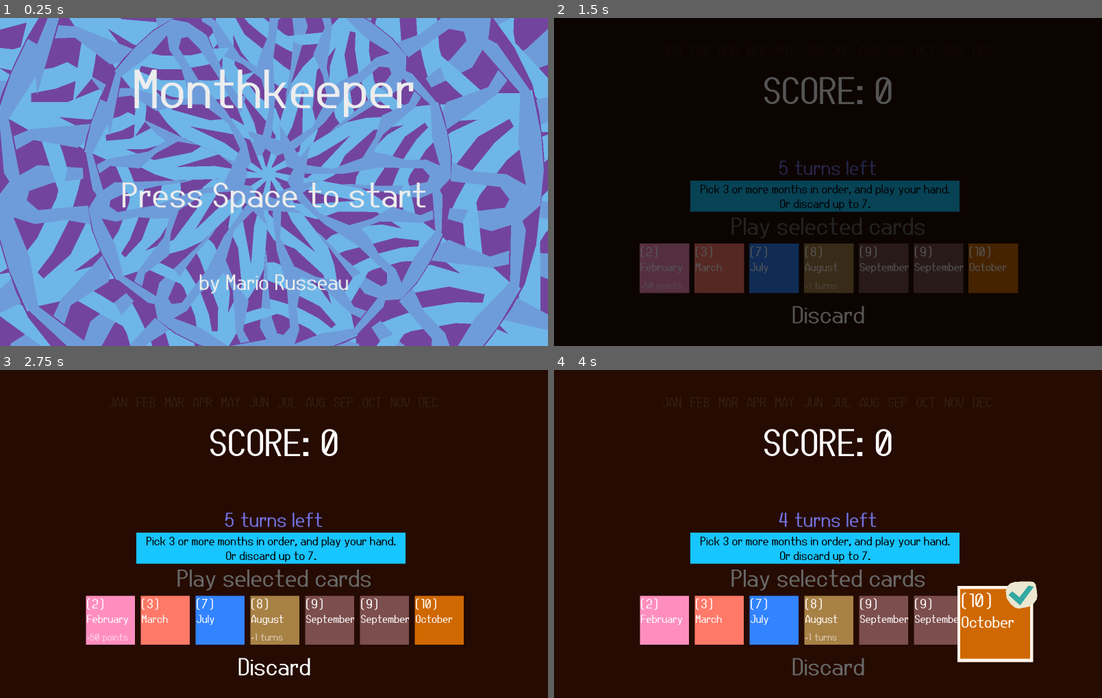
Above: before the commit, frames 1-4 (two rows, left to right).
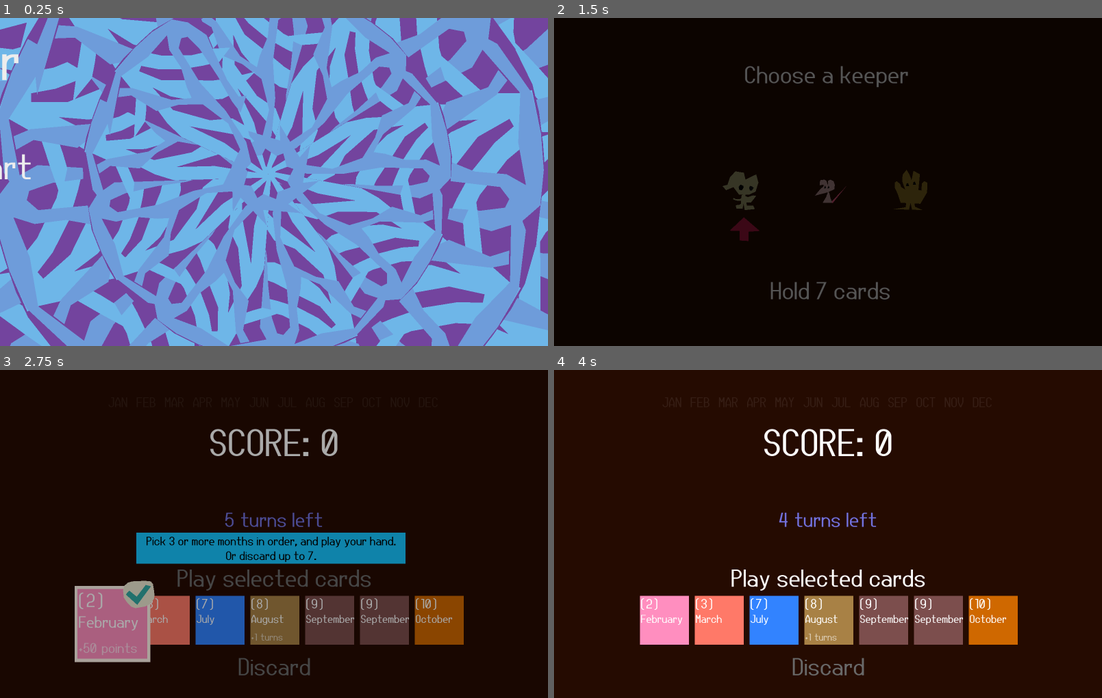
Above: after the commit, the same moments.

Repository: markeryjane/seeker
Game: Godot game, scene res://scenes/title_screen.tscn
Same seed, same stepped clock (60 frames per second), same inputs: the game is played once before the commit and once after it.
Inputs:
- Up to frame 1 (0.25 s): no input
- Up to frame 2 (1.5 s): tap Space at 0.5 s; hold Right (ui_right) 0.53-1.28 s; tap Enter (ui_accept) at 0.6, 0.77, 1.07 s; hold Down (ui_down) from 1.28 s (still down); tap Z (discard) at 1.35 s
- Up to frame 3 (2.75 s): tap Enter (ui_accept) at 1.52, 1.55, 1.82, 2.3 s; release Down (ui_down) at 2.03 s; hold Right (ui_right) from 2.03 s (still down); tap X (play_hand) at 2.1 s
- Up to frame 4 (4 s): release Right (ui_right) at 2.78 s; hold Up (ui_up) 2.78-3.53 s; tap Enter (ui_accept) at 2.85, 3.02, 3.32, 3.77, 3.8 s; hold Left (ui_left) from 3.53 s (still down); tap Z (discard) at 3.6 s

The runs differ from the first frame. In frame 1, 3.8% of the frame differs, in the area x 0-78%, y 11-85%; in frame 2, 16%; in frame 3, 17%, in the area x 13-85%, y 17-94%; in frame 4, 7.7%.

Commit message:
title tween

Diff:
--- /dev/null
+++ b/scenes/center_container.gd
@@ -0,0 +1,13 @@
+extends CenterContainer
+
+
+# Called when the node enters the scene tree for the first time.
+func _ready() -> void:
+	var tween = get_tree().create_tween().set_ease(Tween.EASE_OUT).set_trans(Tween.TRANS_BOUNCE)
+	tween.tween_property(self, "position:x", 0, 1.3)
+	#$AnimationPlayer.play("title")
+
+
+# Called every frame. 'delta' is the elapsed time since the previous frame.
+func _process(delta: float) -> void:
+	pass
--- a/scenes/characterselect.gd
+++ b/scenes/characterselect.gd
@@ -5,6 +5,8 @@
 @onready var char_1: Node2D = %char1
 @onready var marker: Node2D = %Marker
 @onready var description_text: Label = %DescriptionText
+@onready var move_cursor_sfx: AudioStreamPlayer = %MoveCursorSfx
+@onready var select_sfx: AudioStreamPlayer = %SelectSfx
 
 var selected = 0
 
@@ -17,8 +19,10 @@
 func _process(delta: float) -> void:
 	if Input.is_action_just_pressed("ui_right"):
 		selected += 1
+		move_cursor_sfx.play()
 	if Input.is_action_just_pressed("ui_left"):
 		selected -= 1
+		move_cursor_sfx.play()
 
 	if selected > 2:
 		selected = 0
@@ -36,5 +40,6 @@
 		description_text.text = "Start with 7 turns"
 
 	if Input.is_action_just_pressed("ui_accept"):
+		select_sfx.play()
 		SignalBus.character_selected = selected
 		SceneTransition.goToScene(preload("res://scenes/main_scene.tscn"))
--- a/scenes/characterselect.tscn
+++ b/scenes/characterselect.tscn
@@ -1,9 +1,11 @@
-[gd_scene load_steps=5 format=3 uid="uid://dj7kwj60i6o58"]
+[gd_scene load_steps=7 format=3 uid="uid://dj7kwj60i6o58"]
 
 [ext_resource type="PackedScene" uid="uid://tqwjmeil781v" path="res://scenes/charafter1.tscn" id="1_cinrh"]
 [ext_resource type="Script" path="res://scenes/characterselect.gd" id="1_s2u3j"]
 [ext_resource type="PackedScene" uid="uid://cfwx3ur281jtl" path="res://scenes/rat.tscn" id="2_xwbxs"]
 [ext_resource type="PackedScene" uid="uid://y24iny3awuk5" path="res://scenes/bear.tscn" id="3_ifga2"]
+[ext_resource type="AudioStream" uid="uid://c56ixujn8v145" path="res://sfx/blut_sfx.wav" id="5_hoi8p"]
+[ext_resource type="AudioStream" uid="uid://c1b4nbywpb003" path="res://sfx/prup_sfx.wav" id="6_pd2r5"]
 
 [node name="Node2D" type="Node2D"]
 script = ExtResource("1_s2u3j")
@@ -70,3 +72,11 @@
 theme_override_font_sizes/font_size = 90
 text = "Start with 7 cards"
 horizontal_alignment = 1
+
+[node name="MoveCursorSfx" type="AudioStreamPlayer" parent="."]
+unique_name_in_owner = true
+stream = ExtResource("5_hoi8p")
+
+[node name="SelectSfx" type="AudioStreamPlayer" parent="."]
+unique_name_in_owner = true
+stream = ExtResource("6_pd2r5")
--- a/scenes/game_over_screen.gd
+++ b/scenes/game_over_screen.gd
@@ -72,8 +72,7 @@
 # Called every frame. 'delta' is the elapsed time since the previous frame.
 func _process(delta: float) -> void:
 	if Input.is_action_just_pressed("ui_accept") and can_restart:
-		SceneTransition.goToScene(load("res://scenes/main_scene.tscn"))
-
+		SceneTransition.goToScene(load("res://scenes/characterselect.tscn"))
 	if score_text.text != str(final_score):
 		score_text.text = str(final_score)
 		score_tick_sfx.play()
--- a/scenes/title_screen.gd
+++ b/scenes/title_screen.gd
@@ -1,5 +1,6 @@
 extends Control
 @onready var title_bgm: AudioStreamPlayer = %TitleBGM
+@onready var start_game_sound: AudioStreamPlayer = %StartGameSound
 
 
 # Called when the node enters the scene tree for the first time.
@@ -14,5 +15,6 @@
 # Called every frame. 'delta' is the elapsed time since the previous frame.
 func _process(delta: float) -> void:
 	if Input.is_action_just_pressed("ui_accept"):
-		SceneTransition.goToScene(load("res://scenes/main_scene.tscn"))
+		start_game_sound.play()
+		SceneTransition.goToScene(load("res://scenes/characterselect.tscn"))
 		AudioManager.start_bgm()
--- a/scenes/title_screen.tscn
+++ b/scenes/title_screen.tscn
@@ -1,8 +1,24 @@
-[gd_scene load_steps=4 format=3 uid="uid://cjkeqilxu2pxa"]
+[gd_scene load_steps=9 format=3 uid="uid://cjkeqilxu2pxa"]
 
 [ext_resource type="Script" path="res://scenes/title_screen.gd" id="1_tboce"]
 [ext_resource type="PackedScene" uid="uid://cwpxr3piibnx2" path="res://mandala.tscn" id="2_5b5co"]
 [ext_resource type="AudioStream" uid="uid://dgqukujy2f07y" path="res://sfx/title_bgm.ogg" id="3_hohqv"]
+[ext_resource type="Script" path="res://scenes/center_container.gd" id="3_sjbxr"]
+[ext_resource type="AudioStream" uid="uid://bex4igj5tqtr3" path="res://sfx/bonk2_sfx.wav" id="4_n1f5a"]
+
+[sub_resource type="Animation" id="Animation_n4w5i"]
+resource_name = "title"
+length = 0.5
+loop_mode = 1
+
+[sub_resource type="Animation" id="Animation_u343w"]
+length = 0.001
+
+[sub_resource type="AnimationLibrary" id="AnimationLibrary_7jpy8"]
+_data = {
+"RESET": SubResource("Animation_u343w"),
+"title": SubResource("Animation_n4w5i")
+}
 
 [node name="TitleScreen" type="Control"]
 layout_mode = 3
@@ -34,9 +50,10 @@
 
 [node name="CenterContainer" type="CenterContainer" parent="."]
 layout_mode = 2
-offset_top = 43.0
-offset_right = 2000.0
-offset_bottom = 1112.0
+offset_left = -2000.0
+offset_top = -59.673
+offset_bottom = 1009.33
+script = ExtResource("3_sjbxr")
 
 [node name="VBoxContainer" type="VBoxContainer" parent="CenterContainer"]
 layout_mode = 2
@@ -63,9 +80,17 @@
 text = "by Mario Russeau"
 horizontal_alignment = 1
 
+[node name="AnimationPlayer" type="AnimationPlayer" parent="CenterContainer"]
+libraries = {
+"": SubResource("AnimationLibrary_7jpy8")
+}
+
 [node name="TitleBGM" type="AudioStreamPlayer" parent="."]
 unique_name_in_owner = true
 stream = ExtResource("3_hohqv")
+volume_db = -80.0
 autoplay = true
 
 [node name="StartGameSound" type="AudioStreamPlayer" parent="."]
+unique_name_in_owner = true
+stream = ExtResource("4_n1f5a")
Not shown, added: sfx/prup_sfx.wav.import
Not shown, changed: .DS_Store
Not shown, added: sfx/prup_sfx.wav
